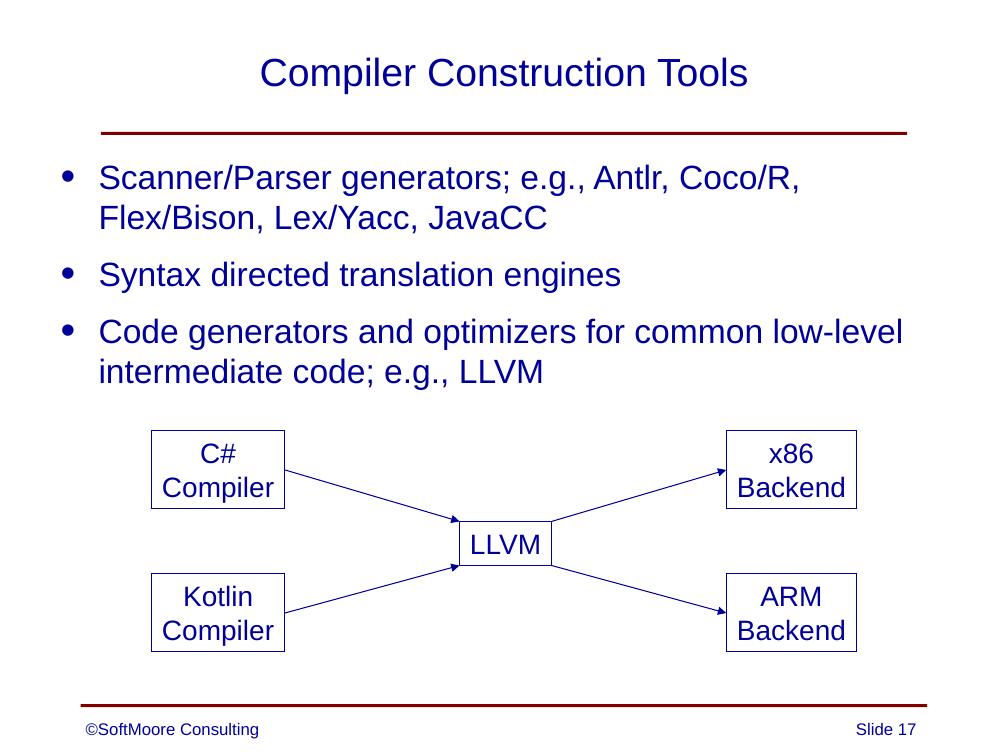
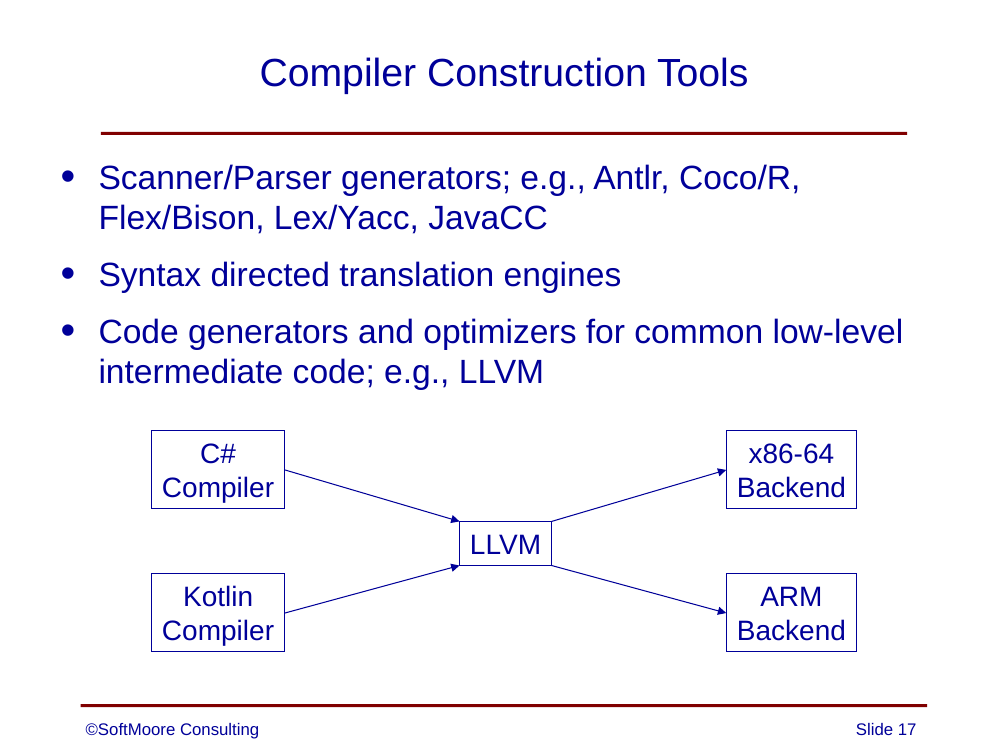
Before and after one commit to SoftMoore/CPRL-Kt-2nd, a slide deck: slide 17 of PowerPoints/02 - Structure of Compilers.pptx. Drawn at 1008x756 pixels with LibreOffice and Linux fonts; fonts in the diff are those of the drawing. Boxes give left, top, right and bottom in pixels: in the first picture for what was removed or moved away, otherwise in the second. Text is boxed around its words. In the diff, an @@ line names an element or a change of style, - is before the commit and + after.

```diff
--- a/PowerPoints/02 - Structure of Compilers.pptx
+++ b/PowerPoints/02 - Structure of Compilers.pptx
@@ text in rectangle at (x1=749, y1=443, x2=835, y2=464): text changed @@
-x86
+x86-64
```
Also in this commit, not shown: 4 other slides changed, 1 other file.
